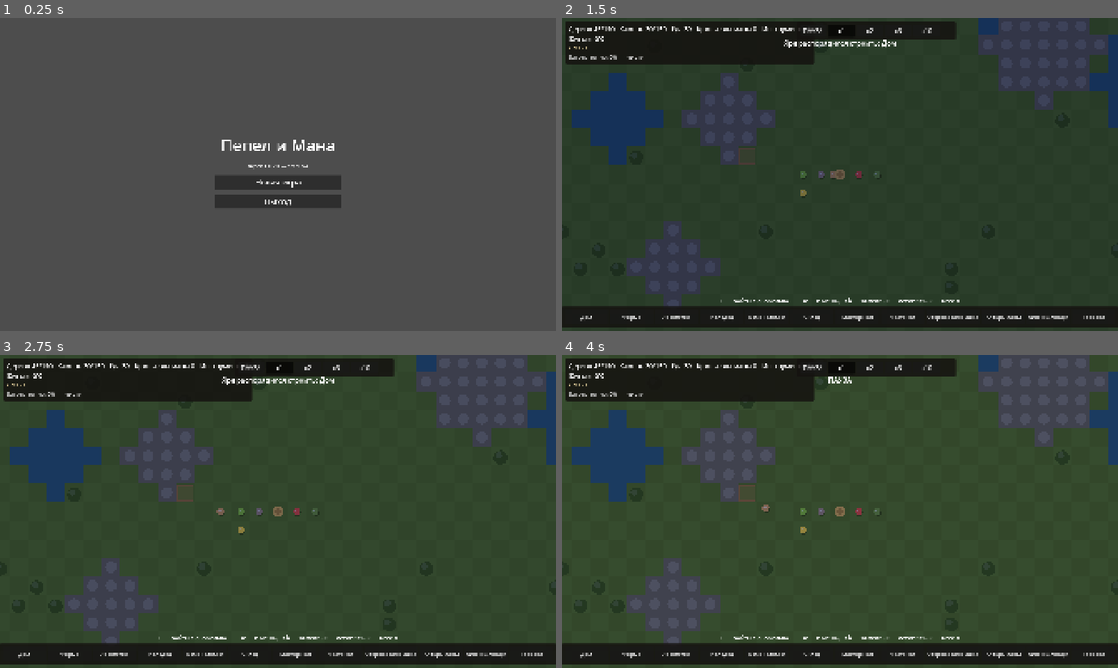
Above: before the commit, frames 1-4 (two rows, left to right).
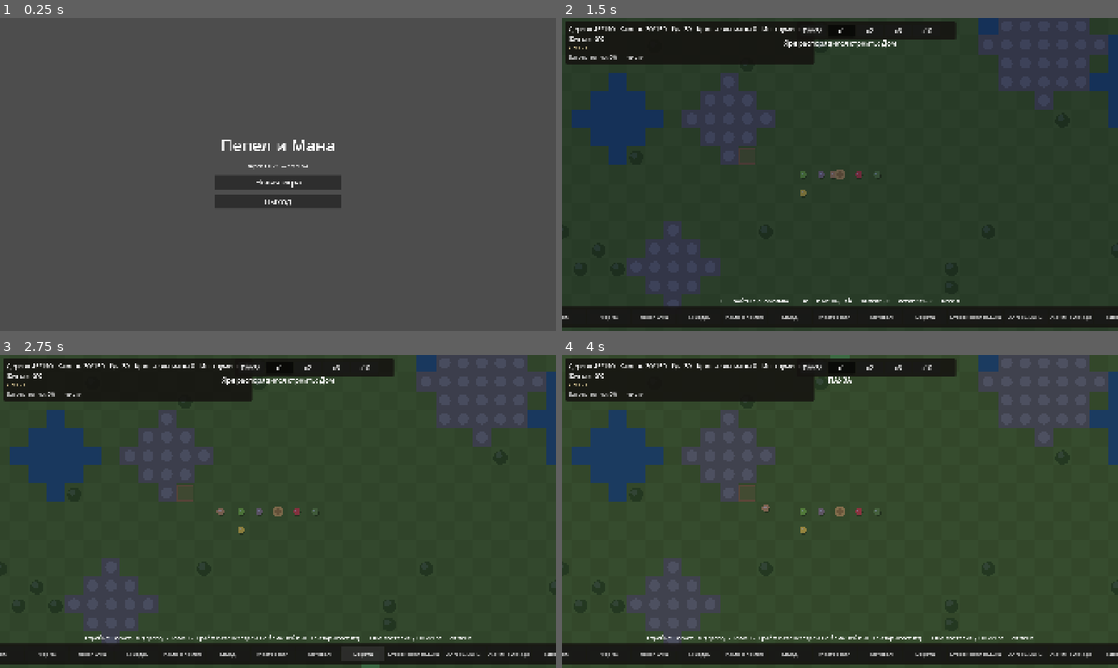
Above: after the commit, the same moments.

Repository: SDVGames-Studio/pepel-i-mana
Game: Godot game, scene res://scenes/main_menu.tscn
The game is run twice, just before and just after one commit, with the same random seed, the same clock (stepped at 60 frames per second) and the same inputs.
Inputs (mouse positions are in pixels of both pictures, inside the frame that each line leads up to):
- Up to frame 1 (0.25 s): no input
- Up to frame 2 (1.5 s): click "Новая игра" at 0.5 s; click "Основать город" at 1.25 s
- Up to frame 3 (2.75 s): click (361, 655) at 2 s, where only the run after the commit has a clickable "Ворота"
- Up to frame 4 (4 s): click "ПАУЗА" at 2.75 s; click "x1" at 3.5 s

The runs differ from the first frame. In frame 1, less than 0.1% of the frame differs, in the area x 49-51%, y 46-48%; in frame 2, 0.8%; in frame 3, 1.3%; in frame 4, 1.3%, in the area x 0-100%, y 0-97%.

Commit message:
M4: ворота как здание в проёмах кольца, сторожевая вышка рядом открывает ворота (страж — открыто, без — закрыто), фаза защиты: кольцо-ворота-вышки; 621 тест; v0.7.1

Diff:
--- a/data/city.json
+++ b/data/city.json
@@ -90,6 +90,7 @@
 		{"id": "warehouse", "loc": "bld.warehouse", "desc": "bld.desc.warehouse", "color": "#ffb74d", "cost": {"wood": 15, "stone": 5}, "build_work": 25, "effect": "storage", "district": "work"},
 		{"id": "workshop", "loc": "bld.workshop", "desc": "bld.desc.workshop", "color": "#78909c", "cost": {"wood": 10, "stone": 10}, "build_work": 30, "worker": "crafter", "produce": {"res": "tools", "per_day": 3, "inputs": {"wood": 2, "stone": 2}}, "district": "work"},
 		{"id": "wall", "loc": "bld.wall", "desc": "bld.desc.wall", "color": "#9e9e9e", "cost": {"wood": 3}, "build_work": 5, "effect": "wall", "district": "work"},
+		{"id": "gate", "loc": "bld.gate", "desc": "bld.desc.gate", "color": "#c9a227", "cost": {"wood": 8, "stone": 2}, "build_work": 15, "effect": "gate", "district": "work"},
 		{"id": "tower", "loc": "bld.tower", "desc": "bld.desc.tower", "color": "#e57373", "cost": {"wood": 10, "stone": 15}, "build_work": 30, "worker": "guard", "effect": "guard", "district": "work"},
 		{"id": "altar", "loc": "bld.altar", "desc": "bld.desc.altar", "color": "#ce93d8", "cost": {"stone": 10, "crystal": 2}, "build_work": 30, "worker": "acolyte", "effect": "altar", "district": "work"},
 		{"id": "healer_hut", "loc": "bld.healer_hut", "desc": "bld.desc.healer_hut", "color": "#80cbc4", "cost": {"wood": 10}, "build_work": 20, "worker": "healer", "effect": "heal", "district": "work"},
--- a/data/version.json
+++ b/data/version.json
@@ -1,4 +1,4 @@
 {
-	"version": "0.7.0",
+	"version": "0.7.1",
 	"stage": "M4"
 }
--- a/loc/ru.json
+++ b/loc/ru.json
@@ -61,6 +61,10 @@
 	"chron.promoted": "%s стал новым старостой",
 	"city.hover_site": "%s — стройка %d%%",
 	"city.hover_stun": "%s — оглушено дикой магией",
+	"city.gate_open": "Ворота открыты",
+	"city.gate_closed": "Ворота закрыты",
+	"bld.gate": "Ворота",
+	"bld.desc.gate": "Проём в стене: страж на ближней вышке открывает их",
 	"city.refugee_came": "Беженец %s присоединился к городу",
 	"city.birth_toast": "Родился ребёнок: %s",
 	"city.grown_toast": "%s вырос — теперь %s",
--- a/scripts/city.gd
+++ b/scripts/city.gd
@@ -70,7 +70,7 @@
 	hero.set_camera_limits(Rect2(0, 0, map.w * map.ts, map.h * map.ts))
 
 
-## Коллизии героя: вода, скалы и все готовые здания.
+## Коллизии героя: вода, скалы и все готовые здания (открытые ворота проходимы).
 func _rebuild_collision() -> void:
 	for child in _static_body.get_children():
 		child.queue_free()
@@ -81,6 +81,8 @@
 				blocked[Vector2i(x, y)] = true
 	for b in sim.buildings:
 		if b["done"]:
+			if _bld_effect(b) == "gate" and sim.is_gate_open(b):
+				continue
 			blocked[b["tile"]] = true
 	for tile: Vector2i in blocked:
 		var shape := CollisionShape2D.new()
@@ -89,6 +91,14 @@
 		shape.shape = rect
 		shape.position = map.tile_center_px(tile)
 		_static_body.add_child(shape)
+
+
+## Эффект здания из конфига (для ворот и прочих особых зданий).
+func _bld_effect(b: Dictionary) -> String:
+	for d in cfg["buildings"]:
+		if String(d["id"]) == String(b["type"]):
+			return String(d.get("effect", ""))
+	return ""
 
 
 func _deposit_loot() -> void:
@@ -164,6 +174,8 @@
 		return Loc.t("city.hover_site") % [bld_name, pct]
 	if float(b.get("stun_left", 0.0)) > 0.0:
 		return Loc.t("city.hover_stun") % bld_name
+	if _bld_effect(b) == "gate":
+		return "%s • %s" % [bld_name, Loc.t("city.gate_open" if sim.is_gate_open(b) else "city.gate_closed")]
 	if String(b.get("enchant", "")) != "":
 		return "%s • %s" % [bld_name, Loc.t("ench." + String(b["enchant"]))]
 	return bld_name
@@ -202,6 +214,9 @@
 				hud.toast(Loc.t("city.autobuild_toast") % [String(ev["name"]), _bld_name(String(ev["bld"]))])
 			"promoted":
 				hud.toast(Loc.t("city.promoted_toast") % String(ev["name"]))
+			"gate":
+				hud.toast(Loc.t("city.gate_open" if bool(ev["open"]) else "city.gate_closed"))
+				_rebuild_collision()
 			"skill_up":
 				hud.toast(Loc.t("city.skill_up_toast") % [String(ev["name"]), Loc.t("skill." + String(ev["rank"]))])
 			"quarrel":
--- a/scripts/city_sim.gd
+++ b/scripts/city_sim.gd
@@ -41,6 +41,7 @@
 var _event_rng := RandomNumberGenerator.new()
 var _last_event_day := 0
 var _last_daily_day := 0        # дневные броски M4: беженцы/рождения/болезни/истории
+var _gate_state := {}           # id ворот -> открыты? (страж на ближней вышке)
 
 const PEOPLE_CFG_PATH := "res://data/residents.json"
 
@@ -62,6 +63,7 @@
 	_spell_ready = {}
 	_last_event_day = 0
 	chronicle = []
+	_gate_state = {}
 	_last_daily_day = 0   # дневные броски (в т.ч. стройка) — с первого дня (заказчик)
 	_event_rng.randomize()
 	_next_id = 1
@@ -377,6 +379,8 @@
 	if _def(site).get("effect", "") == "wall":
 		map.set_solid(site["tile"], true)
 		_step_off_solid(site["tile"])
+	if _def(site).get("effect", "") == "gate":
+		_update_gates()   # ворота при достройке сразу закрываются/открываются
 	events.append({"type": "built", "bld": String(site["type"])})
 	_assign_jobs()
 
@@ -586,6 +590,7 @@
 	for b in buildings:
 		if float(b.get("stun_left", 0.0)) > 0.0:
 			b["stun_left"] = maxf(0.0, float(b["stun_left"]) - dt)
+	_update_gates()
 	_update_wild_events(pol_cfg, day_len)
 	for r in residents:
 		_update_resident(r, dt)
@@ -598,6 +603,7 @@
 		_roll_births()
 		_roll_autobuild()
 		_roll_stories()
+	_update_gates()   # достроенные за тик вышки/ворота сразу меняют проходимость
 
 
 ## Дикие события (ответ №61): при переборе загрязнения (>= band_wild) раз в день
@@ -860,6 +866,36 @@
 			step = 0.0
 	r["pos"] = pos
 	r["path"] = path
+
+
+# --- ворота в стене ---------------------------------------------------------
+
+## Ворота открыты, если рядом (≤3 тайлов) стоит вышка со стражем (заказчик).
+func _gate_open(gate: Dictionary) -> bool:
+	for b in buildings:
+		if b["done"] and _def(b).get("effect", "") == "guard" and int(b["worker"]) > 0:
+			if Vector2(b["tile"]).distance_to(Vector2(gate["tile"])) <= 3.0:
+				return true
+	return false
+
+
+func is_gate_open(gate: Dictionary) -> bool:
+	if not bool(gate["done"]):
+		return false
+	return bool(_gate_state.get(str(gate["id"]), false))
+
+
+## При смене состояния — тайл ворот становится проходимым или стеной.
+func _update_gates() -> void:
+	for b in buildings:
+		if not bool(b["done"]) or _def(b).get("effect", "") != "gate":
+			continue
+		var open := _gate_open(b)
+		var key := str(b["id"])
+		if not _gate_state.has(key) or bool(_gate_state[key]) != open:
+			_gate_state[key] = open
+			map.set_solid(b["tile"], not open)
+			events.append({"type": "gate", "open": open})
 
 
 # --- жители-личности (M4) -------------------------------------------------
@@ -1175,16 +1211,68 @@
 		return
 	if float(res["wood"]) < 12:
 		return
-	var walls := 0
-	for i in 2:
-		var wtile := _next_wall_tile()
-		if wtile == Vector2i(-1, -1):
-			break
-		if not place_building("wall", wtile):
-			break
-		walls += 1
-	if walls > 0:
-		_announce_autobuild("wall", false)
+	# кольцо ещё не замкнуто — два звена в день
+	if not _next_wall_tile() == Vector2i(-1, -1):
+		var walls := 0
+		for i in 2:
+			var wtile := _next_wall_tile()
+			if wtile == Vector2i(-1, -1):
+				break
+			if not place_building("wall", wtile):
+				break
+			walls += 1
+		if walls > 0:
+			_announce_autobuild("wall", false)
+		return
+	# кольцо готово: строим ворота в проёмах (заказчик)
+	for off in _gate_offsets():
+		var gt: Vector2i = map.spawn_tile + (off as Vector2i)
+		if building_at(gt).is_empty():
+			if not is_buildable_tile(gt):
+				continue   # на воде/камне ворот не будет — природная преграда
+			if place_building("gate", gt):
+				_announce_autobuild("gate", true)
+			return
+	# у каждых ворот — вышка: страж на ней открывает ворота
+	for off in _gate_offsets():
+		var gt2: Vector2i = map.spawn_tile + (off as Vector2i)
+		var gate_b: Dictionary = building_at(gt2)
+		if gate_b.is_empty() or not bool(gate_b["done"]):
+			continue   # проём без ворот или ворота ещё строятся
+		if not _manned_tower_near(gt2):
+			var tt := _tower_tile_near(gt2)
+			if tt == Vector2i(-1, -1):
+				continue
+			if place_building("tower", tt):
+				_announce_autobuild("tower", true)
+			return
+
+
+## Четыре проёма кольца: север, юг, запад, восток.
+func _gate_offsets() -> Array:
+	return [Vector2i(0, -WALL_RING), Vector2i(0, WALL_RING), Vector2i(-WALL_RING, 0), Vector2i(WALL_RING, 0)]
+
+
+func _manned_tower_near(tile: Vector2i) -> bool:
+	for b in buildings:
+		if b["done"] and _def(b).get("effect", "") == "guard" and int(b["worker"]) > 0:
+			if Vector2(b["tile"]).distance_to(Vector2(tile)) <= 3.0:
+				return true
+	return false
+
+
+## Тайл под вышку у ворот — внутри кольца, ближе к центру города.
+func _tower_tile_near(gate_tile: Vector2i) -> Vector2i:
+	for radius in range(1, 4):
+		for dy in range(-radius, radius + 1):
+			for dx in range(-radius, radius + 1):
+				if maxi(absi(dx), absi(dy)) != radius:
+					continue
+				var tile := gate_tile + Vector2i(dx, dy)
+				if is_buildable_tile(tile) \
+						and Vector2(tile).distance_to(Vector2(map.spawn_tile)) < Vector2(gate_tile).distance_to(Vector2(map.spawn_tile)):
+					return tile
+	return Vector2i(-1, -1)
 
 
 ## Первое строение из плана города, которого ещё нет в нужном количестве.
--- a/tests/run_all.gd
+++ b/tests/run_all.gd
@@ -71,6 +71,7 @@
 	"prof.miner", "res.tools",
 	"bld.tavern", "bld.desc.tavern",
 	"bld.quarry", "bld.desc.quarry",
+	"bld.gate", "bld.desc.gate", "city.gate_open", "city.gate_closed",
 	"trait.hardworking", "trait.lazy", "trait.cheerful", "trait.grumpy",
 	"trait.brave", "trait.coward", "trait.magephobe", "trait.magiclover",
 	"trait.glutton", "trait.greedy",
@@ -185,7 +186,7 @@
 			"pollution", "hero_mana", "test_mode", "autobuild_plan"]:
 		_check(city.has(key), "city.json содержит %s" % key)
 	var blds: Variant = city.get("buildings", [])
-	_check(blds is Array and blds.size() == 12, "city.json — 12 типов зданий (M4: + каменоломня)")
+	_check(blds is Array and blds.size() == 13, "city.json — 13 типов зданий (M4: + каменоломня, ворота)")
 	var bld_ok := true
 	if blds is Array:
 		for b in blds:
@@ -924,6 +925,28 @@
 	var plain_q: float = sim_st.work_mult(worker_probe)
 	sim_st.res["tools"] = 5.0
 	_check(sim_st.work_mult(worker_probe) > plain_q, "инструменты ускоряют работу")
+
+	# ворота в стене: без стража закрыты, вышка со стражем рядом открывает (заказчик)
+	var sim_gt := _make_sim()
+	sim_gt.res["wood"] = 30.0
+	sim_gt.res["stone"] = 30.0
+	var gate_tile: Vector2i = sim_gt.map.spawn_tile + Vector2i(0, -4)
+	while not sim_gt.is_buildable_tile(gate_tile):
+		gate_tile += Vector2i(0, -1)
+	sim_gt.place_building("gate", gate_tile)
+	var builder_gt: Dictionary = _resident_by_prof(sim_gt, "builder")
+	_teleport(sim_gt, builder_gt, gate_tile)
+	sim_gt.tick(15.5)
+	var gate_b: Dictionary = sim_gt.building_at(gate_tile)
+	_check(bool(gate_b["done"]), "ворота построены в проёме")
+	_check(not bool(sim_gt.is_gate_open(gate_b)), "без стража на вышке ворота закрыты")
+	_check(not sim_gt.map.is_walkable(gate_tile), "закрытые ворота непроходимы")
+	var tower_tile: Vector2i = gate_tile + Vector2i(2, 1)
+	sim_gt.place_building("tower", tower_tile)
+	_teleport(sim_gt, builder_gt, tower_tile)
+	sim_gt.tick(30.5)
+	_check(bool(sim_gt.is_gate_open(gate_b)), "страж на ближней вышке открыл ворота")
+	_check(sim_gt.map.is_walkable(gate_tile), "открытые ворота проходимы")
 
 	# план города: староста строит сразу весь нужный набор по порядку (заказчик)
 	var sim_pl := _make_sim()
Not shown, changed: CHANGELOG_M4.md
